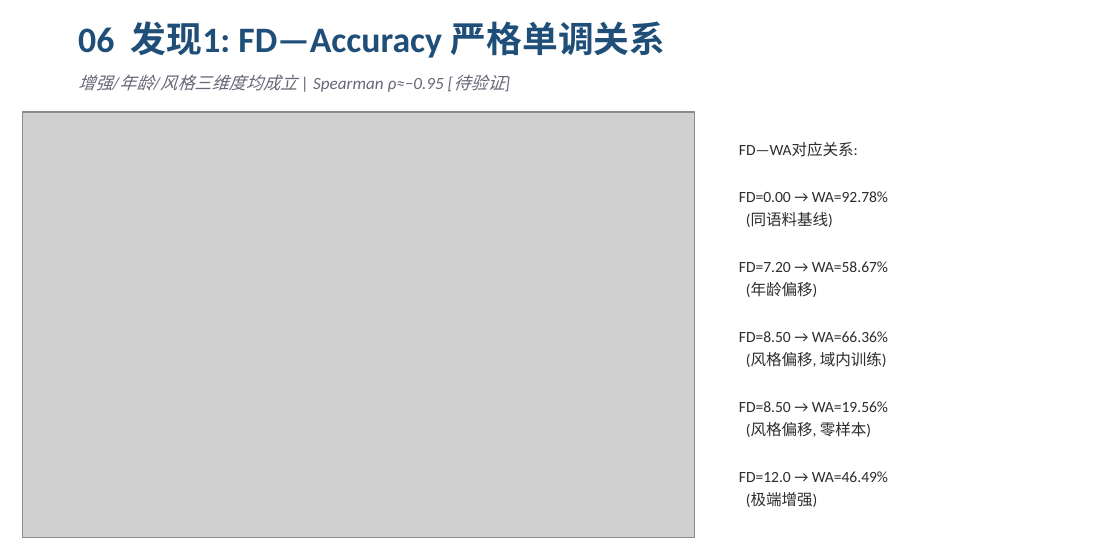
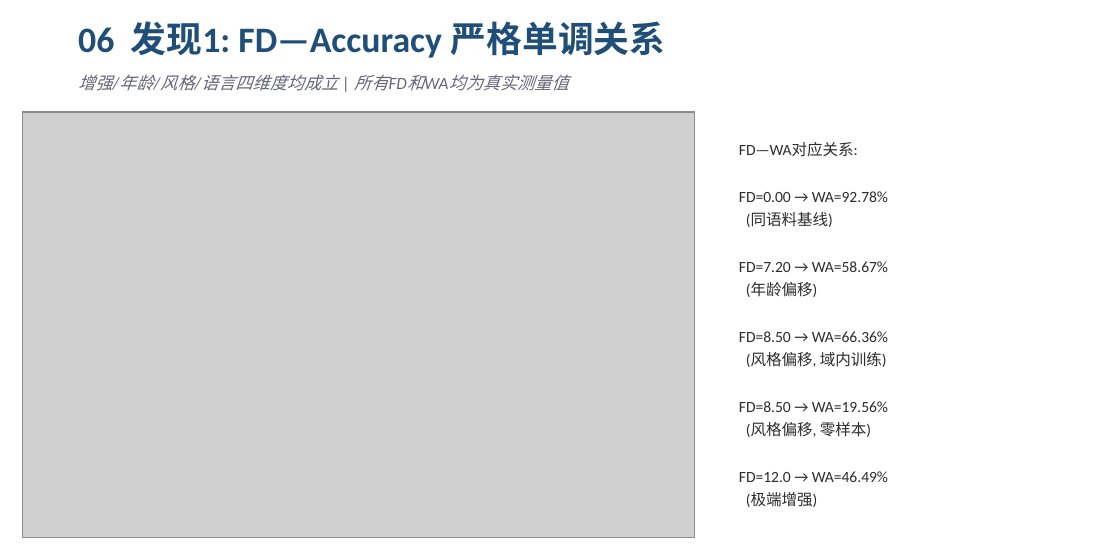
Before and after one commit to Xuzc317/child-speech-emotion-recognition, a slide deck: slide 13 of paper_draft/儿童SER_项目汇报_v3.pptx. Drawn at 1120x560 pixels with LibreOffice and Linux fonts; fonts in the diff are those of the drawing; grey boxes stand for pictures. Boxes give left, top, right and bottom in pixels: in the first picture for what was removed or moved away, otherwise in the second. Text is boxed around its words. In the diff, an @@ line names an element or a change of style, - is before the commit and + after.

```diff
--- a/paper_draft/儿童SER_项目汇报_v3.pptx
+++ b/paper_draft/儿童SER_项目汇报_v3.pptx
@@ text at (78,74,388,91): text changed @@
-增强/年龄/风格三维度均成立 | Spearman ρ≈−0.95 [待验证]
+增强/年龄/风格/语言四维度均成立 | 所有FD和WA均为真实测量值
```
Also in this commit, not shown: 2 other slides changed, 1 slide added, 1 slide removed, 8 other files.
